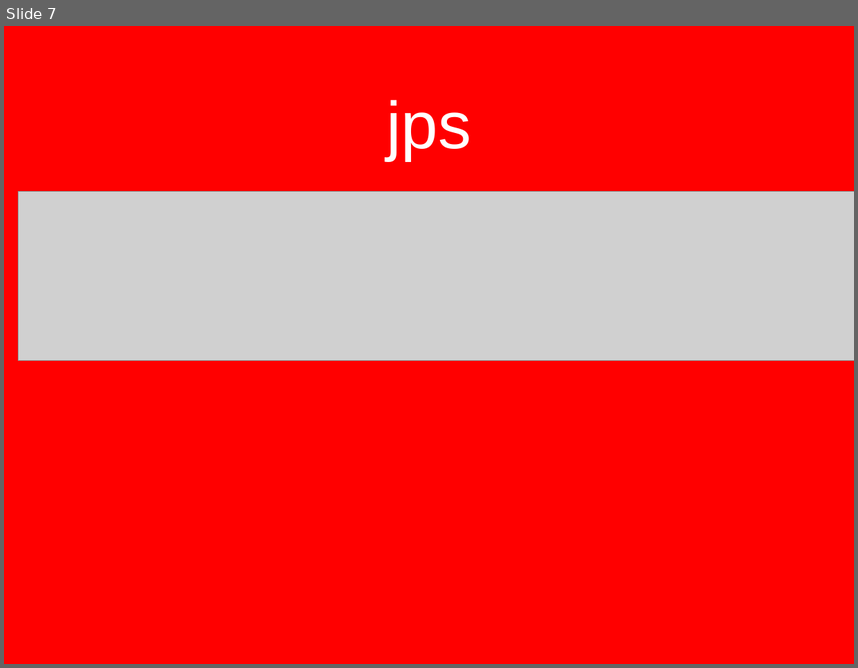
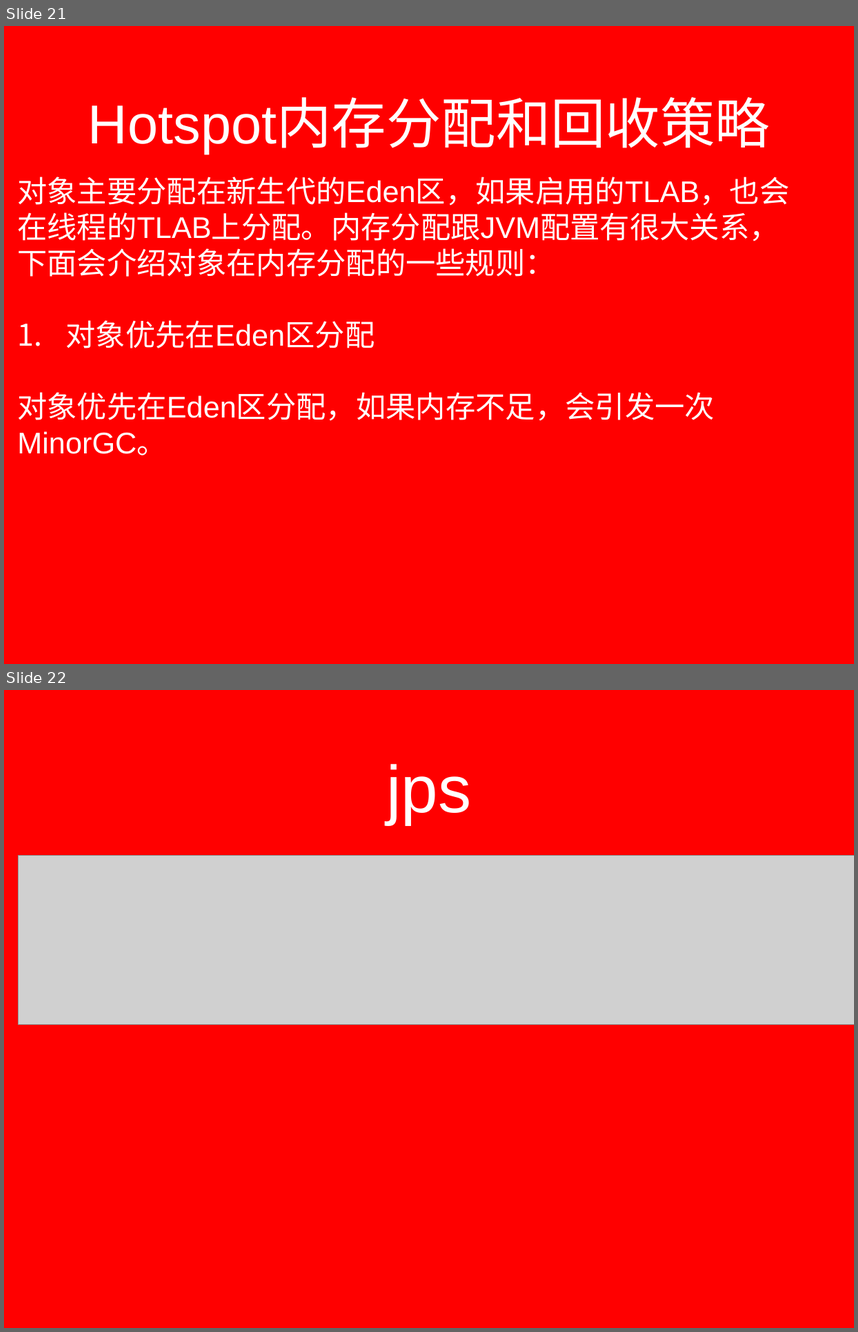
Before and after one commit to lxyangfan/lxyangfan, a slide deck: source/_drafts/jvm.pptx. Shown one above the other, each under a label of ours: slide 7 before the commit, slides 21 and 22 after it. The pictures are 858x668 and 858x1332 pixels, drawn with LibreOffice and Linux fonts; fonts in the diff are those of the drawing; grey boxes stand for pictures; background and template pictures are left out. Boxes give left, top, right and bottom in pixels: in the first picture for what was removed or moved away, otherwise in the second. Text is boxed around its words. In the diff, an @@ line names an element or a change of style, - is before the commit and + after.

```diff
--- a/source/_drafts/jvm.pptx
+++ b/source/_drafts/jvm.pptx
@@ slide 21 added at box(4, 26, 854, 664), background picture (left out) @@
@@ title added at box(88, 100, 770, 154), 66 pt, text #FFFFFF @@
+Hotspot内存分配和回收策略
@@ text added at box(17, 176, 789, 455), 36 pt, text #FFFFFF @@
+对象主要分配在新生代的Eden区，如果启用的TLAB，也会
+在线程的TLAB上分配。内存分配跟JVM配置有很大关系，
+下面会介绍对象在内存分配的一些规则：
+1. 对象优先在Eden区分配
+对象优先在Eden区分配，如果内存不足，会引发一次MinorGC。
@@ what was slide 7 is now slide 22 @@
```
Also in this commit, not shown: 1 slide changed, 14 other slides added.
